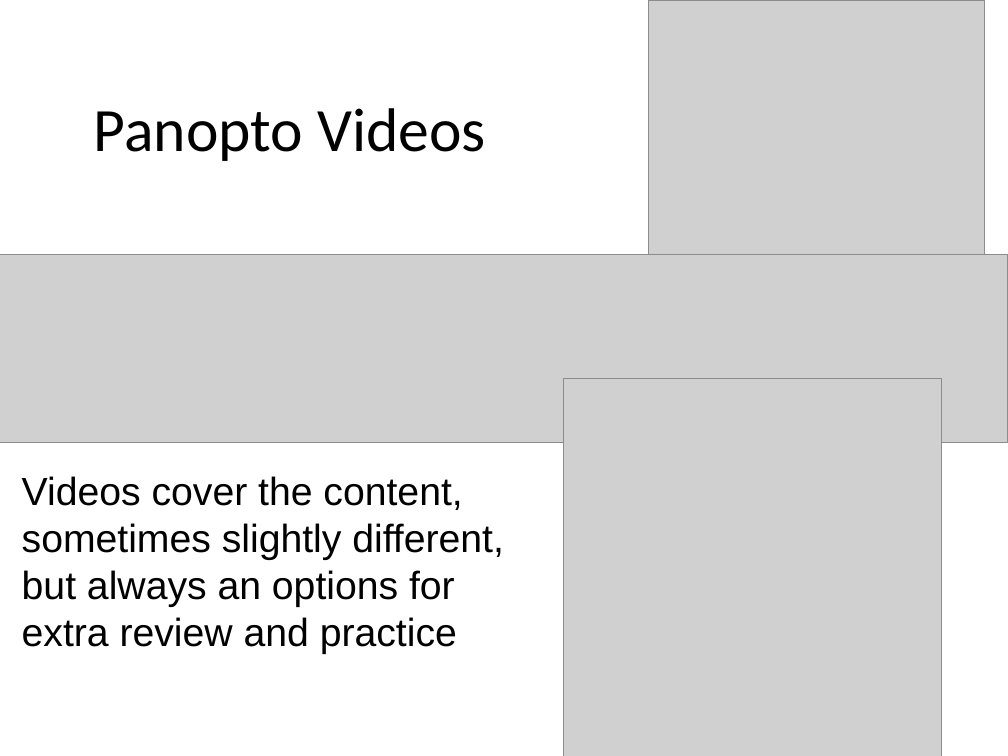
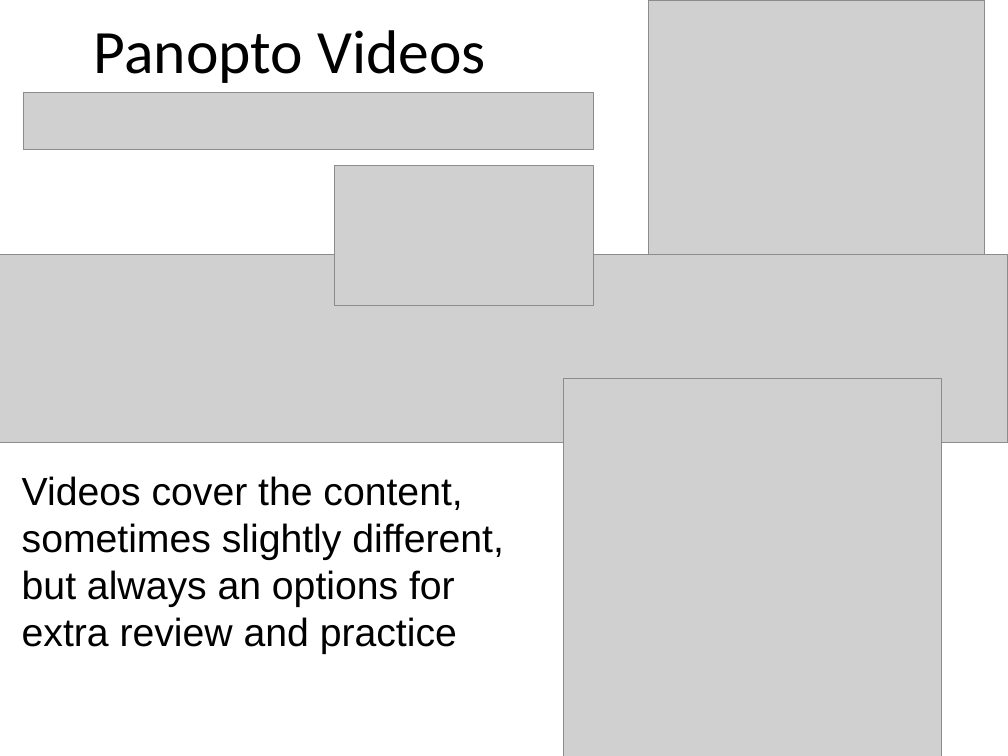
Before and after one commit to RHIT-CSSE/csse220, a slide deck: slide 6 of ClassMaterials/2DArraysAndMaps/Slides/Part1-Help-and-Academic-Integrity.pptx. Drawn at 1008x756 pixels with LibreOffice and Linux fonts; fonts in the diff are those of the drawing; grey boxes stand for pictures. Boxes give left, top, right and bottom in pixels: in the first picture for what was removed or moved away, otherwise in the second. Text is boxed around its words. In the diff, an @@ line names an element or a change of style, - is before the commit and + after.

```diff
--- a/ClassMaterials/2DArraysAndMaps/Slides/Part1-Help-and-Academic-Integrity.pptx
+++ b/ClassMaterials/2DArraysAndMaps/Slides/Part1-Help-and-Academic-Integrity.pptx
@@ title "Panopto Videos": place and size @@
-title "Panopto Videos" at (94,108,486,161)
+title "Panopto Videos" at (94,30,486,83)
@@ picture added at (23,93,594,149) @@
@@ picture added at (335,165,594,305) @@
```
Also in this commit, not shown: 2 other slides changed, 1 slide added, 2 other files.
